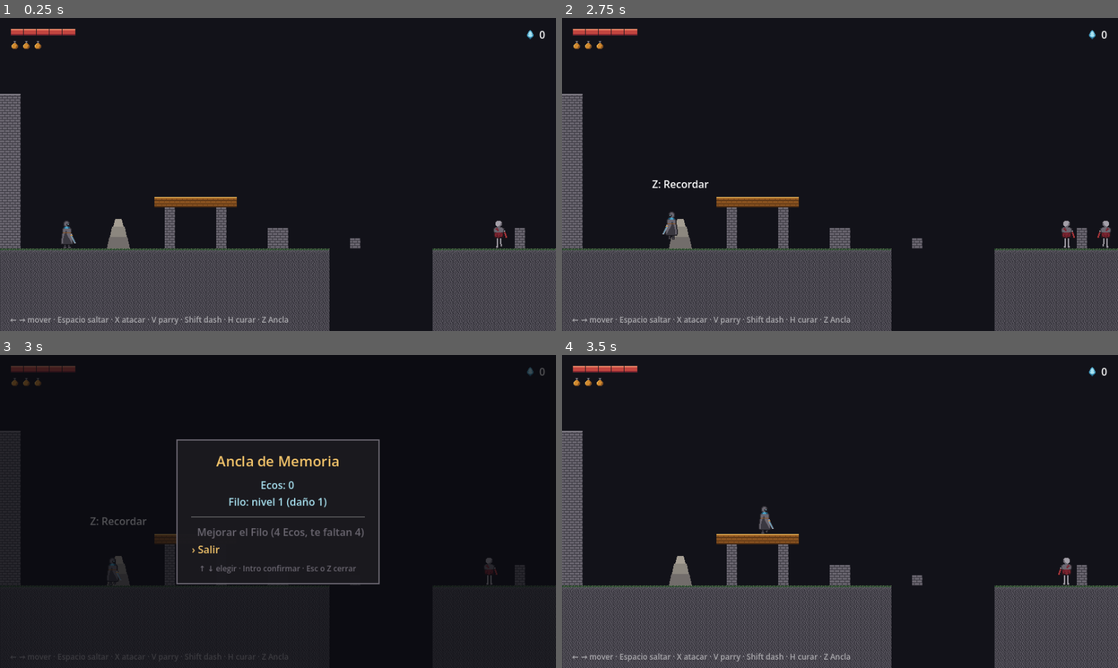
Above: before the commit, frames 1-4 (two rows, left to right).
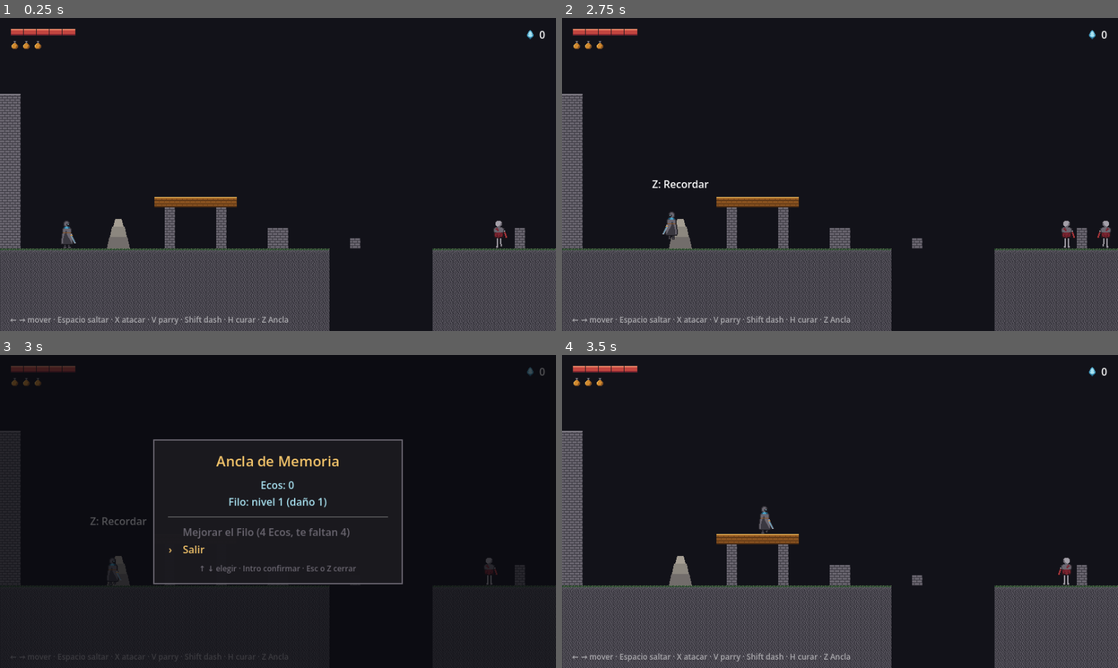
Above: after the commit, the same moments.

Repository: fcorguez92/desmemoria
Game: Godot game, scene res://game/levels/ultimo_umbral.tscn
The game is run twice, just before and just after one commit, with the same random seed, the same clock (stepped at 60 frames per second) and the same inputs.
Inputs (mouse positions are in pixels of both pictures, inside the frame that each line leads up to):
- Up to frame 1 (0.25 s): no input
- Up to frame 2 (2.75 s): tap Enter (ui_accept) at 0.5, 0.77, 1.52 s; move the mouse to (962, 158) at 0.52 s; hold Right (ui_right) 0.53-2.03 s; tap X (attack) at 0.6 s; click (962, 158) at 0.67 s; move the mouse to (728, 190) at 1.27 s; tap Shift (dash) at 1.35 s; move the mouse to (895, 105) at 2.02 s; hold Left (ui_left) from 2.03 s (still down); tap H (heal) at 2.1 s
- Up to frame 3 (3 s): move the mouse to (250, 574) at 2.77 s; release Left (ui_left) at 2.78 s; hold Right (ui_right) from 2.78 s (still down); tap Z (interact) at 2.85 s; click (250, 574) at 2.92 s
- Up to frame 4 (3.5 s): keep holding Right (ui_right); tap Enter (ui_accept) at 3.02 s

Frames 1-2 are identical in both runs. In frame 3, 1.2% of the frame differs, in the area x 27-73%, y 26-74%; in frame 4, nothing differs.

Commit message:
Keep the Anchor menu width steady when moving the selection.
The cursor now has its own fixed-width column instead of a text prefix, and
the panel has a minimum width.

Co-Authored-By: Claude Sonnet 5 <noreply@anthropic.com>

Diff:
--- a/core/ui/menu_list.gd
+++ b/core/ui/menu_list.gd
@@ -20,8 +20,10 @@
 @export var normal_color: Color = Color("#a39fa8")
 @export var selected_color: Color = Color("#f3c46a")
 @export var disabled_color: Color = Color("#6a6670")
-## Texto que se antepone a la opción seleccionada.
-@export var cursor: String = "› "
+## Texto que se muestra junto a la opción seleccionada.
+@export var cursor: String = "›"
+## Ancho fijo (en píxeles) de la columna del cursor.
+@export var cursor_width: int = 18
 
 var selected: int = 0
 
@@ -87,16 +89,24 @@
 	for child in get_children():
 		child.queue_free()
 	for i in _texts.size():
-		var label := Label.new()
-		var is_selected := i == selected
-		label.text = (cursor if is_selected else " ".repeat(cursor.length())) + _texts[i]
 		var color := normal_color
 		if not _enabled[i]:
 			color = disabled_color
-		elif is_selected:
+		elif i == selected:
 			color = selected_color
-		label.add_theme_color_override(&"font_color", color)
-		add_child(label)
+		# El cursor va en su propia columna, de ancho fijo: así el texto no se
+		# desplaza ni cambia el ancho del menú al mover la selección.
+		var cursor_label := Label.new()
+		cursor_label.text = cursor if i == selected else ""
+		cursor_label.custom_minimum_size.x = cursor_width
+		cursor_label.add_theme_color_override(&"font_color", color)
+		var text_label := Label.new()
+		text_label.text = _texts[i]
+		text_label.add_theme_color_override(&"font_color", color)
+		var row := HBoxContainer.new()
+		row.add_child(cursor_label)
+		row.add_child(text_label)
+		add_child(row)
 
 
 func _all_true(count: int) -> Array[bool]:
--- a/game/ui/anchor_menu.tscn
+++ b/game/ui/anchor_menu.tscn
@@ -50,6 +50,7 @@
 theme_override_styles/panel = SubResource("StyleBoxFlat_panel")
 
 [node name="Content" type="VBoxContainer" parent="Root/Panel"]
+custom_minimum_size = Vector2(340, 0)
 layout_mode = 2
 theme_override_constants/separation = 10
 
--- a/tests/smoke_test.gd
+++ b/tests/smoke_test.gd
@@ -412,8 +412,11 @@
 	await _wait(10)
 	_check(_player.global_position == before, "con el menú abierto el jugador no se mueve")
 
+	var panel: Control = menu.get_node("Root/Panel")
+	var width_before := panel.size.x
 	await _press_action("ui_down")
 	_check(menu.menu.selected == 1, "la flecha abajo mueve la selección")
+	_check(is_equal_approx(panel.size.x, width_before), "el ancho del menú no cambia al mover la selección")
 	await _press_action("ui_down")
 	_check(menu.menu.selected == 0, "la selección da la vuelta")
 	await _press_action("ui_cancel")
